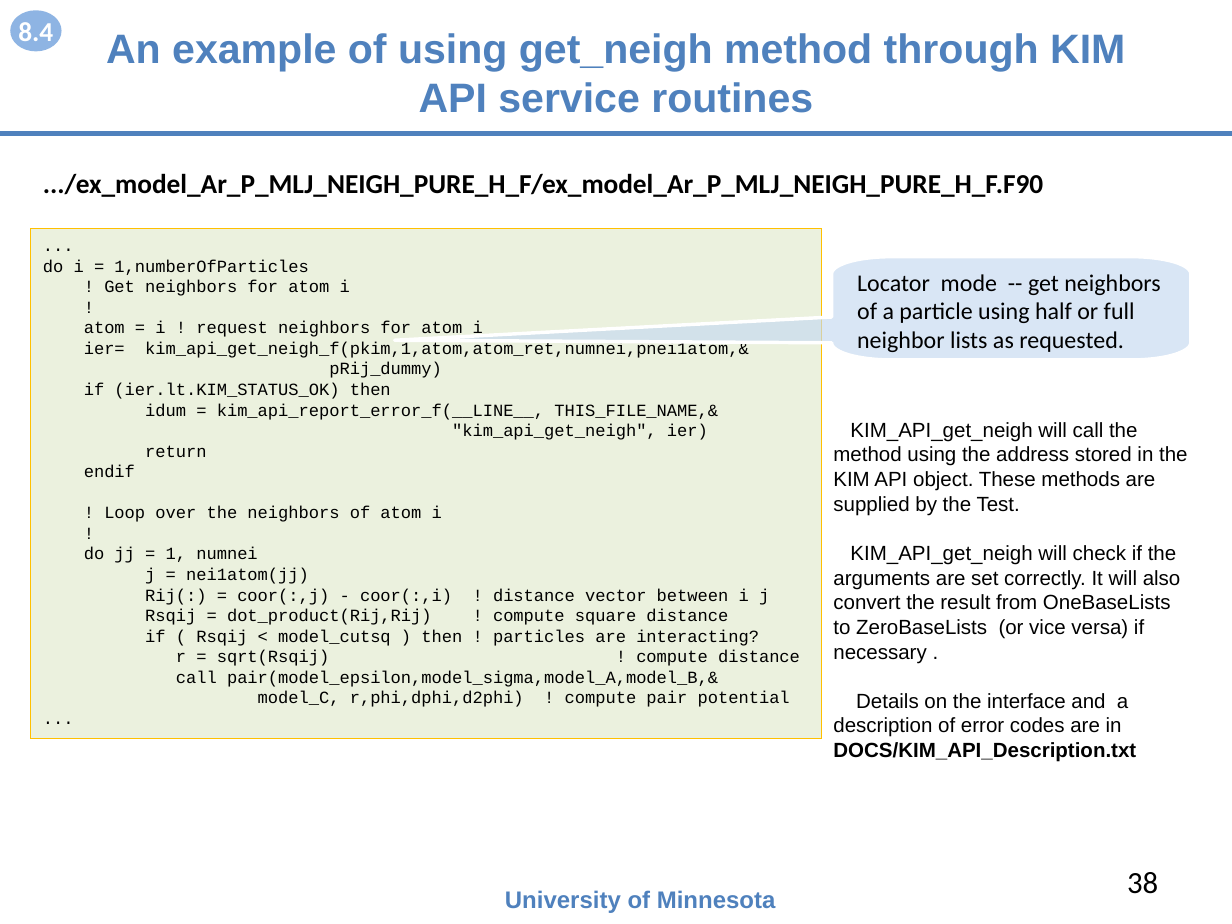
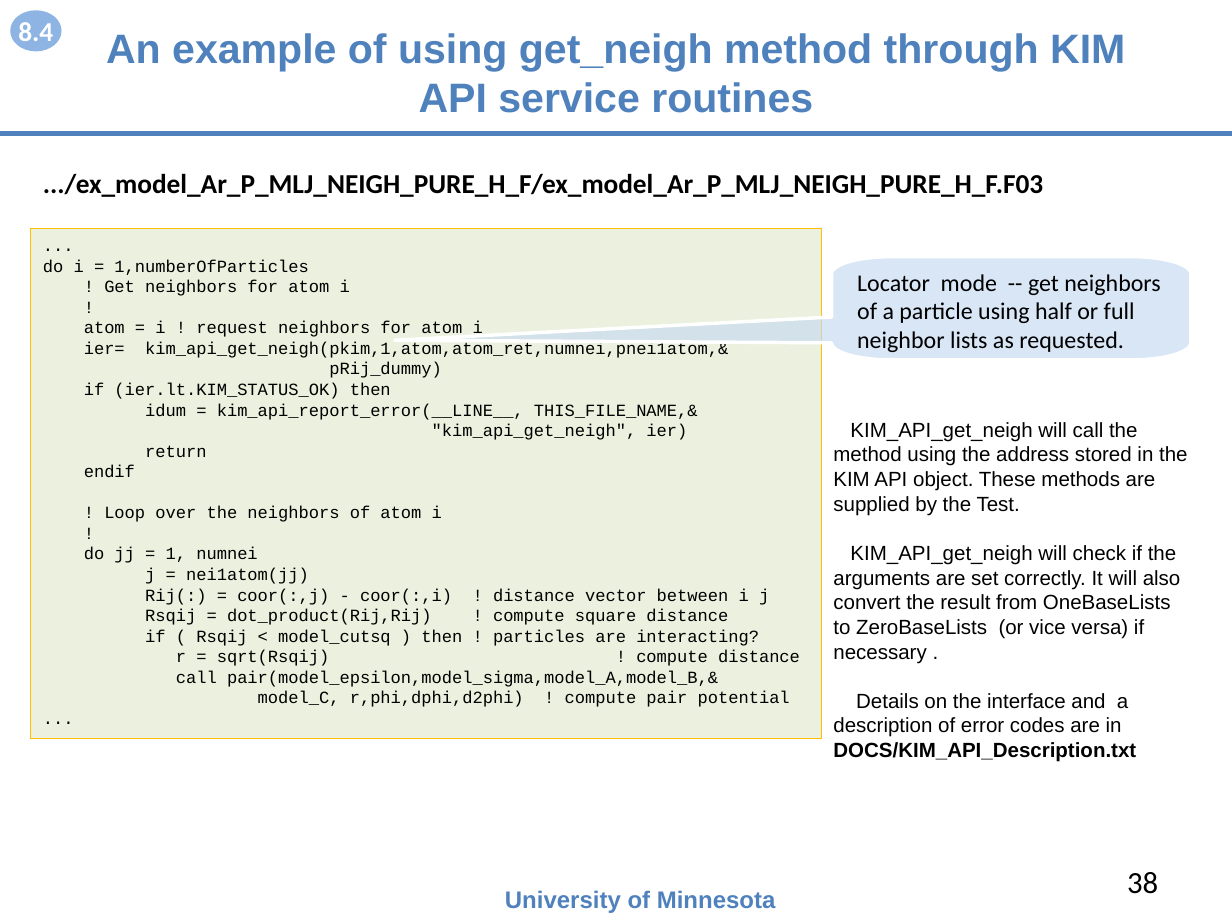
Before and after one commit to openkim/kim-api, a slide deck: slide 38 of DOCS/openkim-api-introduction.pptx. Drawn at 1232x924 pixels with LibreOffice and Linux fonts; fonts in the diff are those of the drawing. Boxes give left, top, right and bottom in pixels: in the first picture for what was removed or moved away, otherwise in the second. Text is boxed around its words. In the diff, an @@ line names an element or a change of style, - is before the commit and + after.

```diff
--- a/DOCS/openkim-api-introduction.pptx
+++ b/DOCS/openkim-api-introduction.pptx
@@ text at (43, 173, 1043, 197): text changed @@
-.../ex_model_Ar_P_MLJ_NEIGH_PURE_H_F/ex_model_Ar_P_MLJ_NEIGH_PURE_H_F.F90
+.../ex_model_Ar_P_MLJ_NEIGH_PURE_H_F/ex_model_Ar_P_MLJ_NEIGH_PURE_H_F.F03
@@ text in rectangle at (84, 341, 728, 358): text changed @@
-ier= kim_api_get_neigh_f(pkim,1,atom,atom_ret,numnei,pnei1atom,&
+ier= kim_api_get_neigh(pkim,1,atom,atom_ret,numnei,pnei1atom,&
@@ text in rectangle at (145, 403, 698, 420): text changed @@
-idum = kim_api_report_error_f(__LINE__, THIS_FILE_NAME,&
+idum = kim_api_report_error(__LINE__, THIS_FILE_NAME,&
```
Also in this commit, not shown: 14 other slides changed, 1 slide removed, 25 other files.
